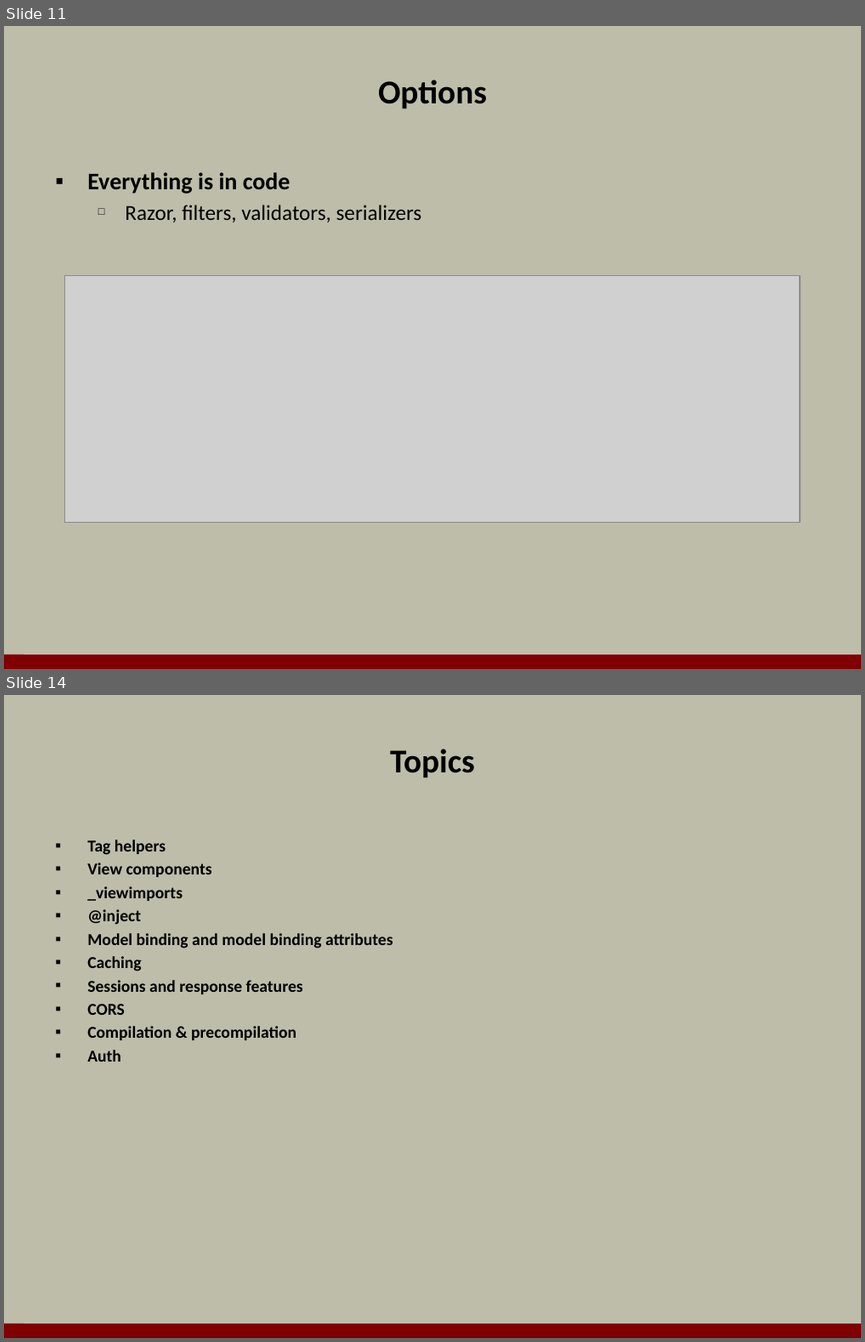
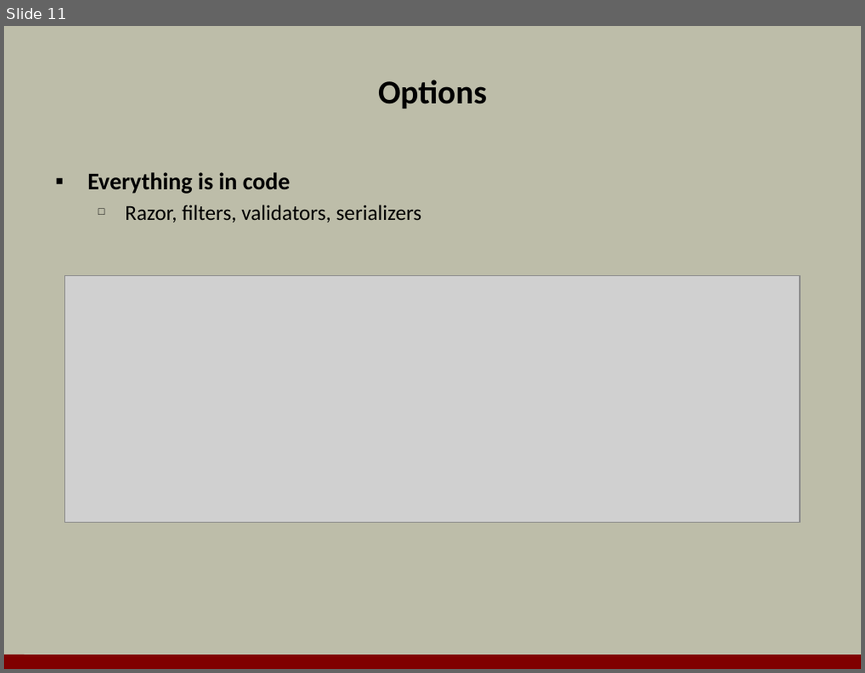
Before and after one commit to OdeToCode/classes, a slide deck: aspnet5/slides/a2_mvc6.pptx. Shown one above the other, each under a label of ours: slides 11 and 14 before the commit, slide 11 after it; the slides between them are not shown. The pictures are 865x1342 and 865x673 pixels, drawn with LibreOffice and Linux fonts; fonts in the diff are those of the drawing; grey boxes stand for pictures; background and template pictures are left out. Boxes give left, top, right and bottom in pixels: in the first picture for what was removed or moved away, otherwise in the second. Text is boxed around its words. In the diff, an @@ line names an element or a change of style, - is before the commit and + after.

```diff
--- a/aspnet5/slides/a2_mvc6.pptx
+++ b/aspnet5/slides/a2_mvc6.pptx
@@ slide 14 removed at box(4, 695, 861, 1338), background #BDBDA9; not listed: 1 template element that a slide beside it also shows @@
@@ title removed at box(390, 749, 475, 777) @@
-Topics
@@ text removed at box(87, 839, 392, 1061) @@
-▪ Tag helpers
-▪ View components
-▪ _viewimports
-▪ @inject
-▪ Model binding and model binding attributes
-▪ Caching
-▪ Sessions and response features
-▪ CORS
-▪ Compilation & precompilation
-▪ Auth
```
Also in this commit, not shown: 2 slides changed, 12 slides added, 2 other slides removed.
